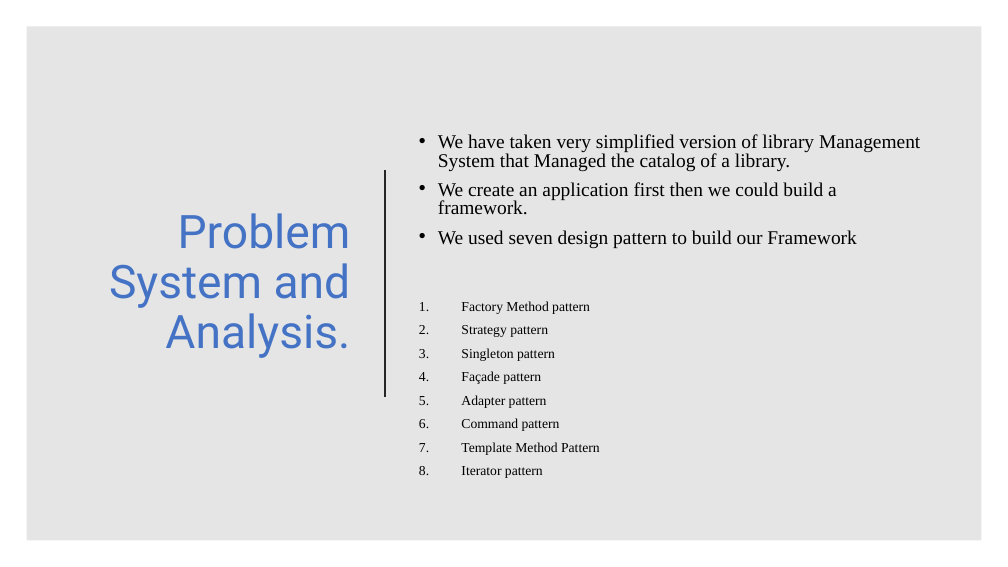
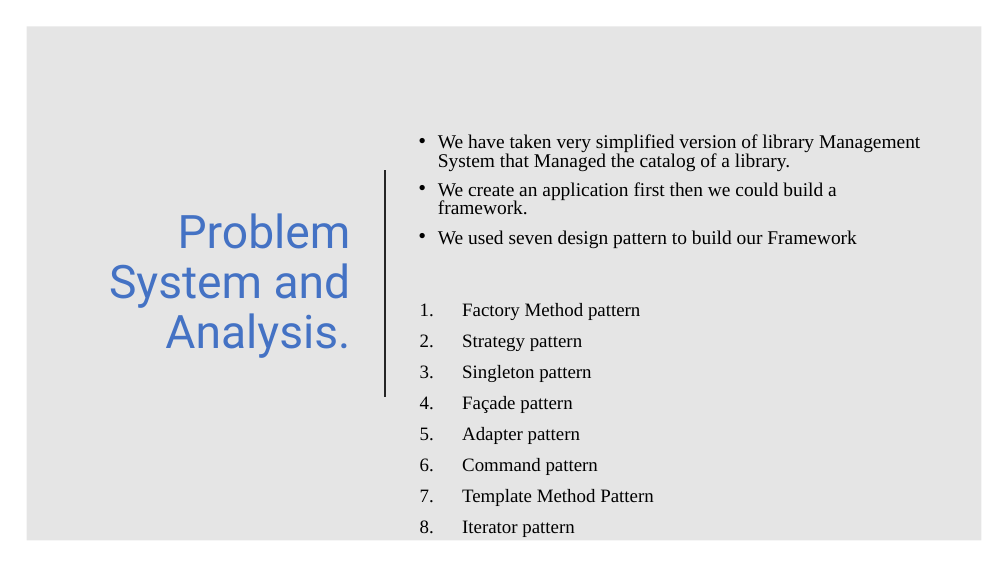
Before and after one commit to asdprojectlibrary/FrameworkLibraryProject, a slide deck: slide 3 of New Microsoft PowerPoint Presentation1.pptx (slide 2 before the commit). Drawn at 1008x567 pixels with LibreOffice and Linux fonts; fonts in the diff are those of the drawing. Boxes give left, top, right and bottom in pixels: in the first picture for what was removed or moved away, otherwise in the second. Text is boxed around its words. In the diff, an @@ line names an element or a change of style, - is before the commit and + after.

```diff
--- a/New Microsoft PowerPoint Presentation1.pptx
+++ b/New Microsoft PowerPoint Presentation1.pptx
@@ text "Factory Method pattern" at (x1=462, y1=303, x2=653, y2=537): size 12.9 to 18 pt; line spacing 0.8 to 0.9 @@
```
Also in this commit, not shown: 5 other slides changed, 2 slides added, 2 slides removed.
